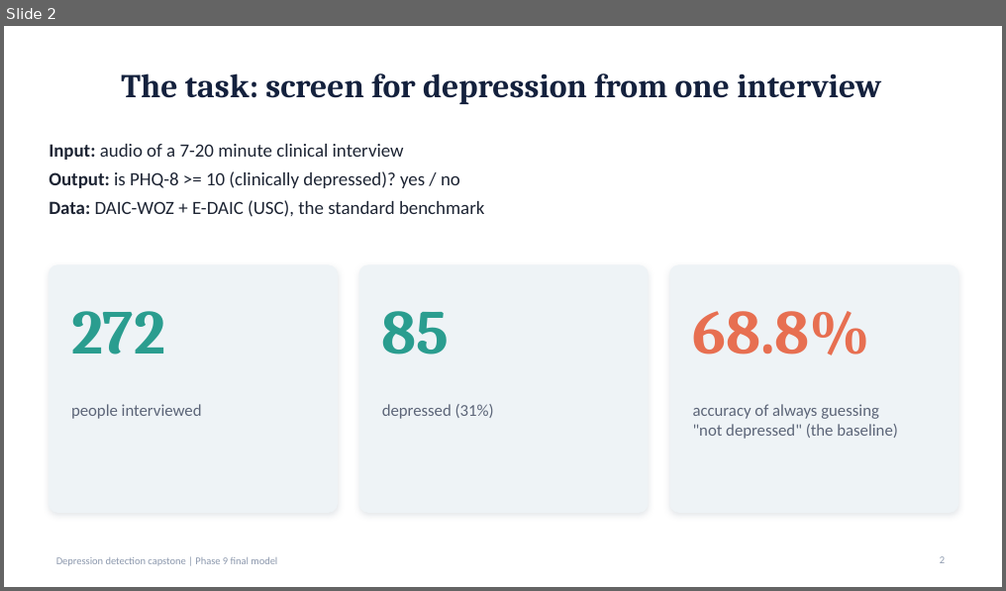
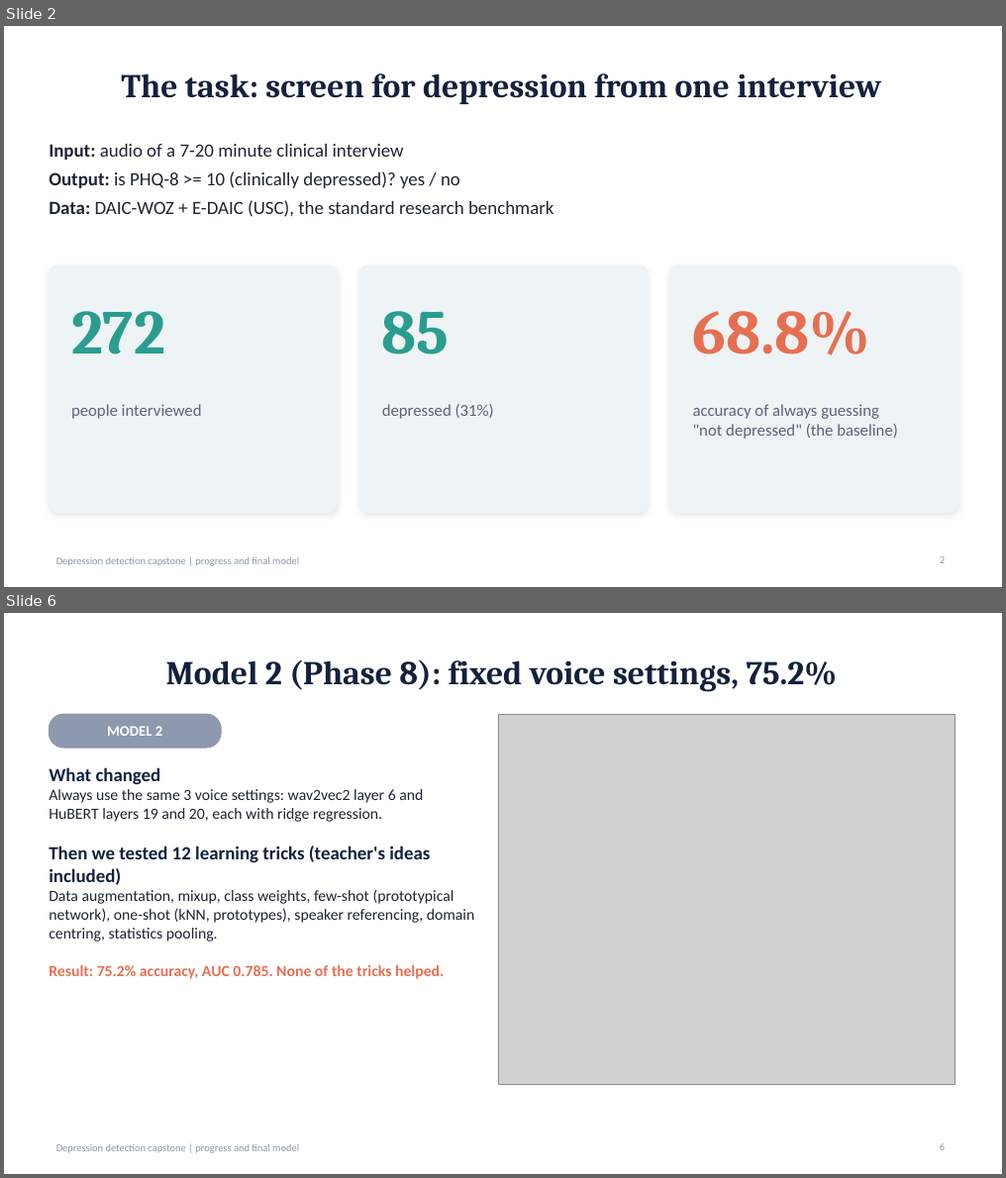
Before and after one commit to Vivan182005/depression-detection, a slide deck: reports/research_v2/Final_Model_Results.pptx. Shown one above the other, each under a label of ours: slide 2 before the commit, slides 2 and 6 after it; the slides between them are not shown. The pictures are 1006x591 and 1006x1178 pixels, drawn with LibreOffice and Linux fonts; fonts in the diff are those of the drawing; grey boxes stand for pictures. Boxes give left, top, right and bottom in pixels: in the first picture for what was removed or moved away, otherwise in the second. Text is boxed around its words. In the diff, an @@ line names an element or a change of style, - is before the commit and + after.

```diff
--- a/reports/research_v2/Final_Model_Results.pptx
+++ b/reports/research_v2/Final_Model_Results.pptx
@@ slide 6 added at <box>4,613,1002,1174</box>, background #FFFFFF; not listed: 1 template element that a slide beside it also shows @@
@@ title added at <box>166,660,838,692</box>, 32 pt, text #14213D, bold @@
+Model 2 (Phase 8): fixed voice settings, 75.2%
@@ rounded rectangle added at <box>49,714,221,748</box>, fill #8D99AE, outline #8D99AE 1 pt @@
@@ text added at <box>107,726,162,736</box>, 14 pt, text #FFFFFF, bold @@
+MODEL 2
@@ picture added at <box>498,714,954,1085</box> @@
@@ text added at <box>49,767,475,979</box>, 15 pt, text #1D2433 @@
+What changed
+Always use the same 3 voice settings: wav2vec2 layer 6 and HuBERT layers 19 and 20, each with ridge regression.
+Then we tested 12 learning tricks (teacher's ideas included)
+Data augmentation, mixup, class weights, few-shot (prototypical network), one-shot (kNN, prototypes), speaker referencing, domain centring, statistics pooling.
+Result: 75.2% accuracy, AUC 0.785. None of the tricks helped.
@@ page number added at <box>940,1144,944,1151</box>, 10 pt, text #8D99AE @@
+6
@@ slide 2 changed as well @@
@@ text at <box>49,200,553,217</box>: text changed @@
-Data: DAIC-WOZ + E-DAIC (USC), the standard benchmark
+Data: DAIC-WOZ + E-DAIC (USC), the standard research benchmark
@@ text at <box>56,558,299,567</box>: text changed @@
-Depression detection capstone | Phase 9 final model
+Depression detection capstone | progress and final model
```
Also in this commit, not shown: 9 other slides changed, 12 other slides added, 3 slides removed, 5 other files.
